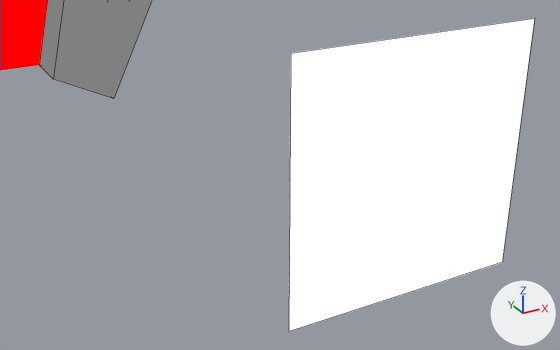
Before and after pictures for a commit that changed the Blender file assets-source/blender/motion/protoceratops-stomp.blend.
Camera for both pictures: a 50 mm camera at (41.57, -33.57, 13.48) aimed at (43.84, -29.45, 11.42). The lights are fixed; the arrows at lower right show +X, +Y and +Z. The older version comes first. Mesh edges are drawn as thin lines.

Before the edit, the objects in view are built like this:
```python
ob_dinotycoon_motion_protoceratops_stomp_beak = bpy.data.objects.new('DinoTycoon_Motion_protoceratops_stomp_beak', me_dinotycoon_motion_protoceratops_stomp_sample_beak)
ob_dinotycoon_motion_protoceratops_stomp_beak.location = (0.0, 0.0, 0.0)
ob_dinotycoon_motion_protoceratops_stomp_eye = bpy.data.objects.new('DinoTycoon_Motion_protoceratops_stomp_eye', me_dinotycoon_motion_protoceratops_stomp_sample_eye)
ob_dinotycoon_motion_protoceratops_stomp_eye.location = (0.0, 0.0, 0.0)
ob_dinotycoon_motion_protoceratops_stomp_head = bpy.data.objects.new('DinoTycoon_Motion_protoceratops_stomp_head', me_dinotycoon_motion_protoceratops_stomp_sample_head)
ob_dinotycoon_motion_protoceratops_stomp_head.location = (0.0, 0.0, 0.0)
```
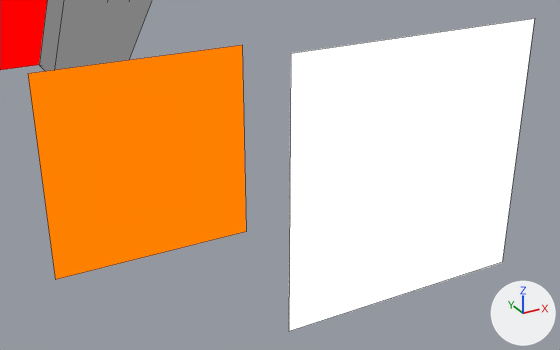
The change, as a list of edits to the scene's bpy script:
```text
Add mat_dinotycoon_role_y:
    mat_dinotycoon_role_y = emission_material('DinoTycoon_Role_Y')
    mat_dinotycoon_role_y.base_color = (1.0, 0.216, 0.0)  # orange #ff8000
Add me_dinotycoon_motion_protoceratops_stomp_sample_eye_white:
    me_dinotycoon_motion_protoceratops_stomp_sample_eye_white.from_pydata([(42.4, -29.0, 12.2), (43.8, -29.0, 12.2), (43.8, -29.0, 10.8), (42.4, -29.0, 10.8), (42.4, -29.0, 12.2), (43.8, -29.0, 12.2), (43.8, -29.0, 10.8), (42.4, -29.0, 10.8)], [], [(3, 2, 1, 0), (4, 5, 6, 7), (0, 1, 5, 4), (1, 2, 6, 5), (2, 3, 7, 6), (3, 0, 4, 7)])
    me_dinotycoon_motion_protoceratops_stomp_sample_eye_white.materials.append(mat_dinotycoon_role_y)  # orange #ff8000
Add ob_dinotycoon_motion_protoceratops_stomp_eye_white:
    ob_dinotycoon_motion_protoceratops_stomp_eye_white = bpy.data.objects.new('DinoTycoon_Motion_protoceratops_stomp_eye_white', me_dinotycoon_motion_protoceratops_stomp_sample_eye_white)
    ob_dinotycoon_motion_protoceratops_stomp_eye_white.location = (0.0, 0.0, 0.0)
```

Boxes (x1, y1, x2, y2) around the edits, measured in the pictures (560 x 350 px):
'DinoTycoon_Motion_protoceratops_stomp_eye_white', added (orange): after (28, 45, 246, 280)
